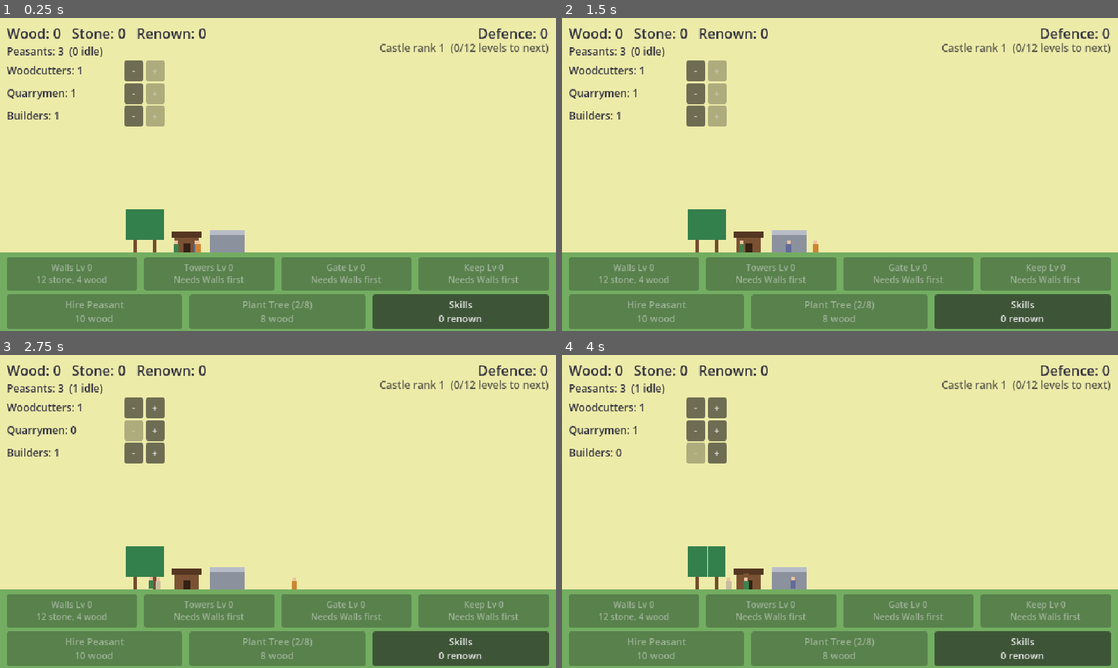
Above: before the commit, frames 1-4 (two rows, left to right).
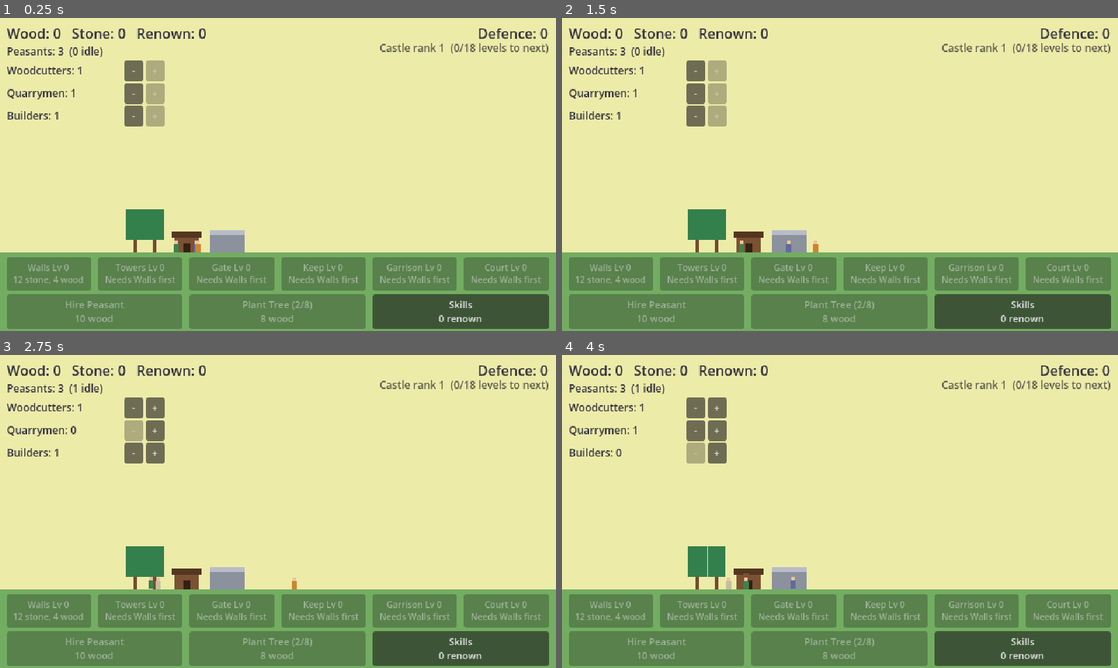
Above: after the commit, the same moments.

Repository: henrikmoepe-del/basebygger
Game: Godot game, scene res://scenes/main.tscn
The game is run twice, just before and just after one commit, with the same random seed, the same clock (stepped at 60 frames per second) and the same inputs.
Inputs:
- Up to frame 1 (0.25 s): no input
- Up to frame 2 (1.5 s): click "-" at 0.5 s; click "+" at 1.25 s
- Up to frame 3 (2.75 s): click "-" at 2 s
- Up to frame 4 (4 s): click "+" at 2.75 s; click "-" at 3.5 s

The runs differ from the first frame. In frame 1, 2.1% of the frame differs, in the area x 2-98%, y 8-88%; in frame 2, 2.1%; in frame 3, 2.1%; in frame 4, 2.1%.

Commit message:
Add Garrison and Court castle parts
The garrison gives the most defence per level. The court gives no
defence but double renown, and each level makes peasants 4% cheaper
to hire. Rank thresholds are raised to match six parts.

Co-Authored-By: Claude Opus 5.5 <noreply@anthropic.com>

Diff:
--- a/scripts/castle_data.gd
+++ b/scripts/castle_data.gd
@@ -14,6 +14,7 @@
 const WORK_GROWTH := 1.45
 ## Parts stop getting visibly bigger past this level (they can still level up).
 const MAX_VISUAL_LEVEL := 12
+const COURT_HIRE_DISCOUNT := 0.04
 
 const STONE := Color(0.64, 0.64, 0.68)
 const STONE_LIGHT := Color(0.70, 0.70, 0.74)
@@ -23,6 +24,9 @@
 const WOOD_DARK := Color(0.33, 0.21, 0.13)
 const IRON := Color(0.22, 0.23, 0.27)
 const BANNER := Color(0.78, 0.22, 0.22)
+const ROOF_RED := Color(0.62, 0.30, 0.24)
+const ROOF_BLUE := Color(0.28, 0.38, 0.62)
+const PLASTER := Color(0.86, 0.82, 0.70)
 
 const PARTS := {
 	"walls": {
@@ -41,9 +45,21 @@
 		"name": "Keep", "defence": 12, "renown": 1, "cost": {"stone": 30, "wood": 15}, "work": 18.0,
 		"site_x": 30.0, "scaffold": [[-42.0, 42.0]],
 	},
+	# The garrison is the castle's strongest defence per level. Its soldiers
+	# will man the walls in the 3D mode.
+	"garrison": {
+		"name": "Garrison", "defence": 20, "renown": 1, "cost": {"stone": 25, "wood": 20}, "work": 14.0,
+		"site_x": 68.0, "scaffold": [[48.0, 88.0]],
+	},
+	# The court adds no defence, but gives double renown and draws people in:
+	# each level makes peasants COURT_HIRE_DISCOUNT cheaper to hire.
+	"court": {
+		"name": "Court", "defence": 0, "renown": 2, "cost": {"wood": 25, "stone": 15}, "work": 12.0,
+		"site_x": -68.0, "scaffold": [[-88.0, -48.0]],
+	},
 }
 ## Back to front.
-const DRAW_ORDER := ["keep", "walls", "towers", "gate"]
+const DRAW_ORDER := ["keep", "court", "garrison", "walls", "towers", "gate"]
 
 
 ## Placeholder art for a part at a level: a list of [Rect2, Color], relative to
@@ -95,6 +111,31 @@
 			if level >= 5:
 				out.append([Rect2(-1, -h - 36, 2, 36), WOOD_DARK])
 				out.append([Rect2(1, -h - 36, 18, 10), BANNER])
+		"garrison":
+			# Barracks behind the wall, right of the keep.
+			var h := 40 + 8 * v
+			out.append([Rect2(48, -h, 40, h), STONE_DARK])
+			out.append([Rect2(45, -h - 6, 46, 6), ROOF_RED])
+			for row in clampi(level, 1, 3):
+				out.append([Rect2(54, -h + 8 + row * 18, 5, 8), SHADOW])
+				out.append([Rect2(64, -h + 8 + row * 18, 5, 8), SHADOW])
+				out.append([Rect2(74, -h + 8 + row * 18, 5, 8), SHADOW])
+			if level >= 4:
+				# Weapon rack on the roof once the garrison is established.
+				out.append([Rect2(84, -h - 18, 1, 12), WOOD_DARK])
+				out.append([Rect2(80, -h - 16, 9, 1), IRON])
+		"court":
+			# Great hall behind the wall, left of the keep.
+			var h := 36 + 7 * v
+			out.append([Rect2(-88, -h, 40, h), PLASTER])
+			out.append([Rect2(-91, -h - 7, 46, 7), ROOF_BLUE])
+			out.append([Rect2(-72, -h + 8, 8, 14), ROOF_BLUE])
+			if level >= 3:
+				out.append([Rect2(-84, -h + 8, 6, 10), ROOF_BLUE])
+				out.append([Rect2(-58, -h + 8, 6, 10), ROOF_BLUE])
+			if level >= 5:
+				out.append([Rect2(-69, -h - 22, 1, 15), WOOD_DARK])
+				out.append([Rect2(-68, -h - 22, 10, 6), ROOF_BLUE])
 	return out
 
 
--- a/scripts/game_state.gd
+++ b/scripts/game_state.gd
@@ -35,8 +35,8 @@
 ## No part can go above LEVELS_PER_RANK x castle rank. The rank rises with the
 ## total of all part levels, so the player must spread out before going higher.
 const LEVELS_PER_RANK := 5
-const FIRST_RANK_UP := 12
-const RANK_UP_STEP := 16
+const FIRST_RANK_UP := 18
+const RANK_UP_STEP := 24
 
 const SAVE_VERSION := 3
 const AUTOSAVE_INTERVAL := 10.0
@@ -48,7 +48,7 @@
 
 ## What is in the stockhouse.
 var resources := {"wood": 0, "stone": 0}
-var part_levels := {"walls": 0, "towers": 0, "gate": 0, "keep": 0}
+var part_levels := {"walls": 0, "towers": 0, "gate": 0, "keep": 0, "garrison": 0, "court": 0}
 var peasants := START_PEASANTS
 ## How many peasants are assigned to each job. The rest are idle.
 var jobs := START_JOBS.duplicate()
@@ -145,6 +145,8 @@
 ## Each peasant costs more than the last (the classic incremental curve).
 func peasant_cost() -> Dictionary:
 	var discount := 1.0 - skill_total("peasant_discount")
+	# A grander court draws people in.
+	discount *= pow(1.0 - CastleData.COURT_HIRE_DISCOUNT, part_levels.court)
 	var growth := pow(PEASANT_COST_GROWTH, peasants - START_PEASANTS)
 	return {"wood": ceili(PEASANT_BASE_COST * growth * discount)}
 
